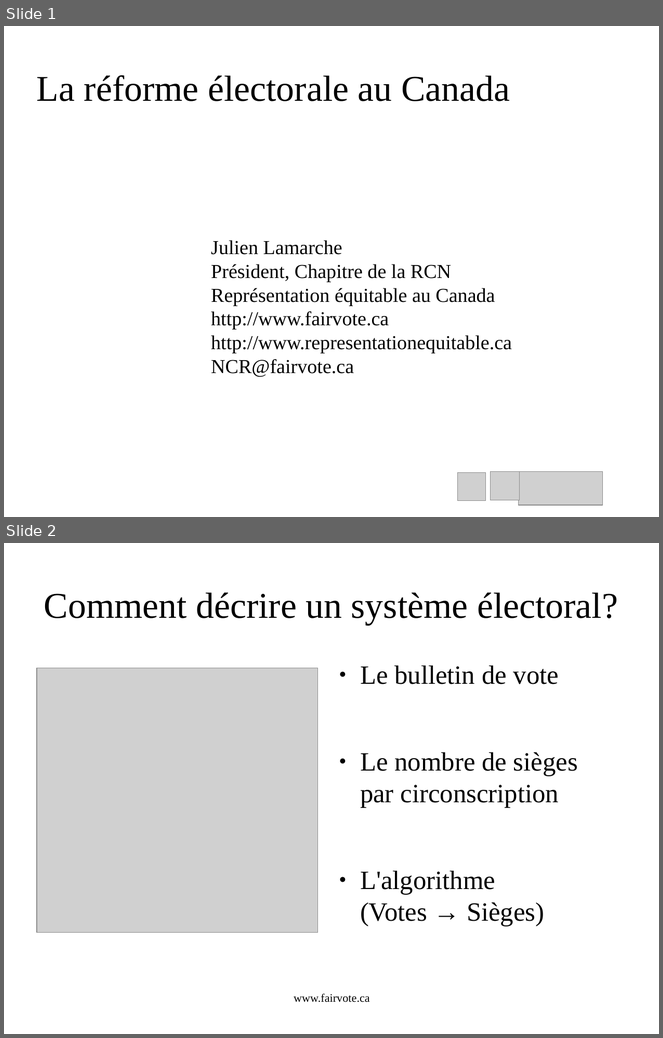
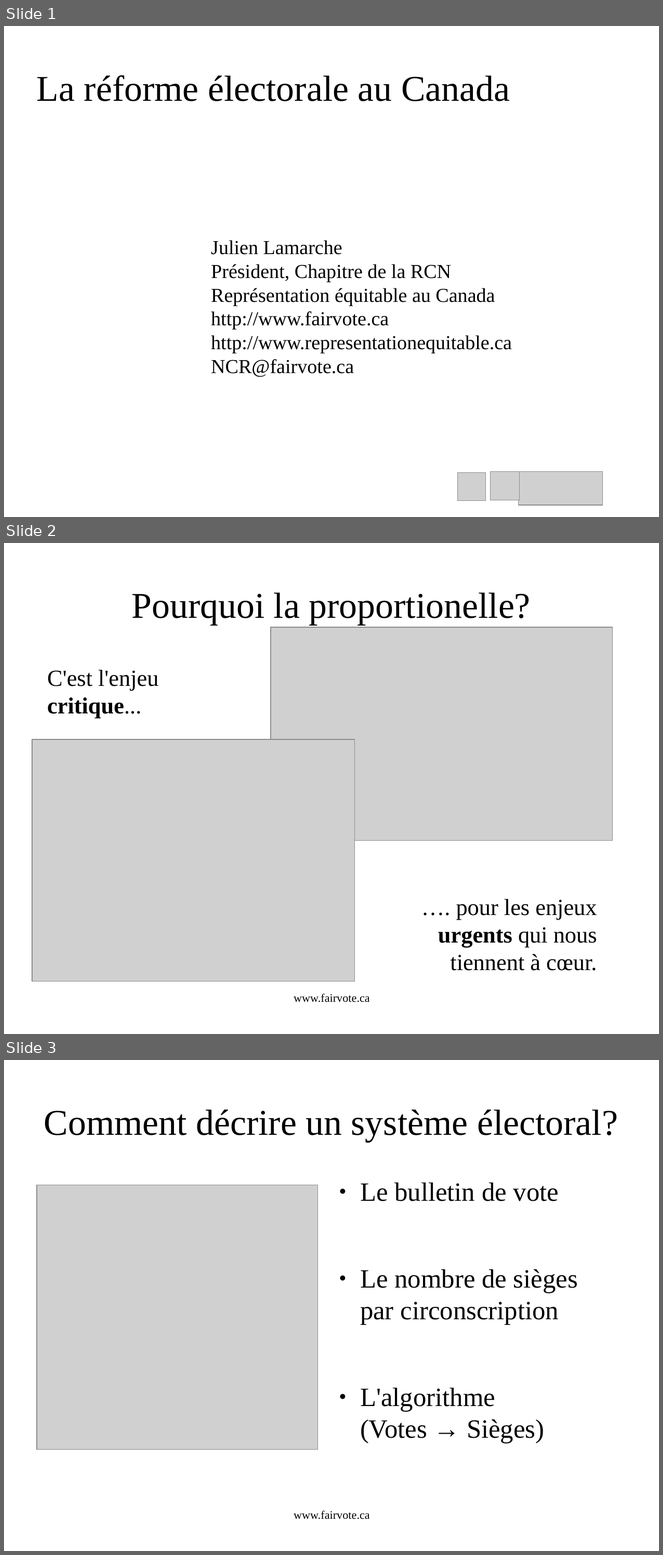
Before and after one commit to cyclingzealot/fvc_presentation, a slide deck: systèmesÉlectoraux.odp. Shown one above the other, each under a label of ours: slides 1 and 2 before the commit, slides 1, 2 and 3 after it. The pictures are 663x1038 and 663x1555 pixels, drawn with LibreOffice and Linux fonts; fonts in the diff are those of the drawing; grey boxes stand for pictures. Boxes give left, top, right and bottom in pixels: in the first picture for what was removed or moved away, otherwise in the second. Text is boxed around its words. In the diff, an @@ line names an element or a change of style, - is before the commit and + after.

```diff
--- a/systèmesÉlectoraux.odp
+++ b/systèmesÉlectoraux.odp
@@ slide 2 added at [4, 543, 659, 1034], background #FFFFFF @@
@@ title added at [132, 592, 531, 625], 44 pt, text #000000 @@
+Pourquoi la proportionelle?
@@ picture added at [271, 627, 613, 841] @@
@@ text added at [47, 670, 158, 718], 28 pt, text #000000 @@
+C'est l'enjeu critique...
@@ picture added at [32, 740, 355, 982] @@
@@ text added at [438, 899, 597, 971], 28 pt, text #000000 @@
+…. pour les enjeux urgents qui nous tiennent à cœur.
@@ text added at [294, 994, 370, 1003], 14 pt, text #000000 @@
+www.fairvote.ca
@@ what was slide 2 is now slide 3 @@
```
Also in this commit, not shown: 2 slides changed, 7 other slides added, 2 other files.
